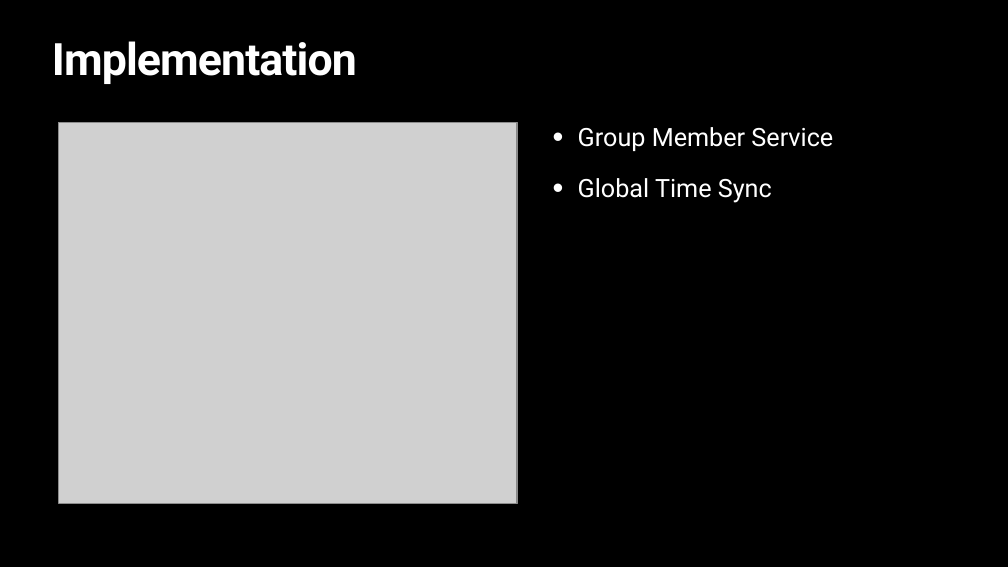
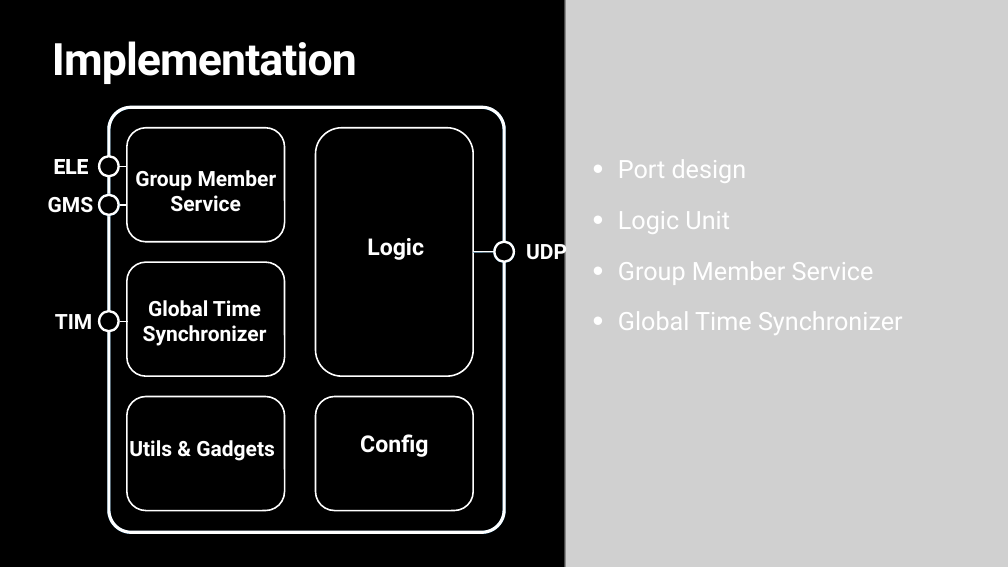
Before and after one commit to Lukasye/ds_project_ws2223_group3, a slide deck: slide 4 of Fina lReport/auction_pres.pptx. Drawn at 1008x567 pixels with LibreOffice and Linux fonts; fonts in the diff are those of the drawing; grey boxes stand for pictures. Boxes give left, top, right and bottom in pixels: in the first picture for what was removed or moved away, otherwise in the second. Text is boxed around its words. In the diff, an @@ line names an element or a change of style, - is before the commit and + after.

```diff
--- a/Fina lReport/auction_pres.pptx
+++ b/Fina lReport/auction_pres.pptx
@@ picture added at [565,0,1008,567] @@
@@ picture removed at [58,122,517,503] @@
@@ group added at [25,107,567,532]: 10 texts, 7 rounded rectangles, 6 ellipses, 6 lines @@
+TIM
+Group Member Service
+Global Time Synchronizer
+Utils & Gadgets
+Config
+Logic
+UDP
+GMS
+ELE
+ELE
@@ text "Port design": place and size @@
-text "Port design" at [578,127,833,203]
+text "Port design" at [618,159,903,335]
@@ text at [618,159,747,234]: paragraphs added @@
+• Port design
+• Logic Unit
@@ text at [618,311,903,335]: text changed @@
-• Global Time Sync
+• Global Time Synchronizer
```
Also in this commit, not shown: 7 other slides changed, 2 slides added, 1 slide removed, 4 other files.
